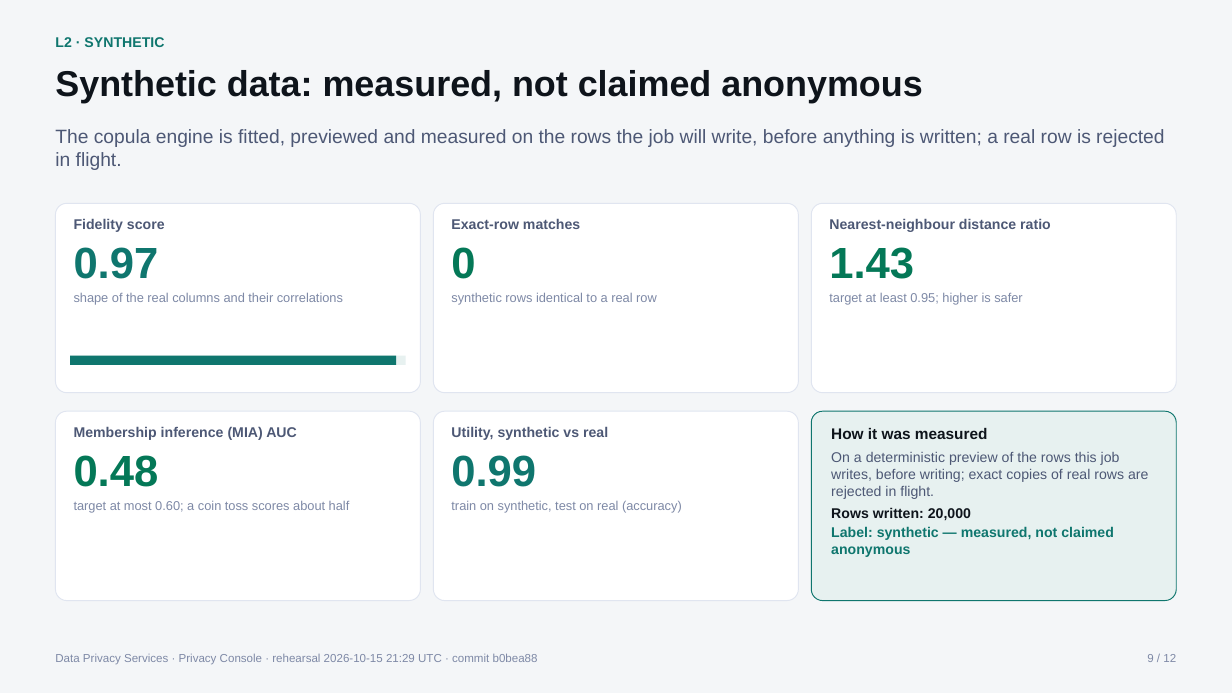
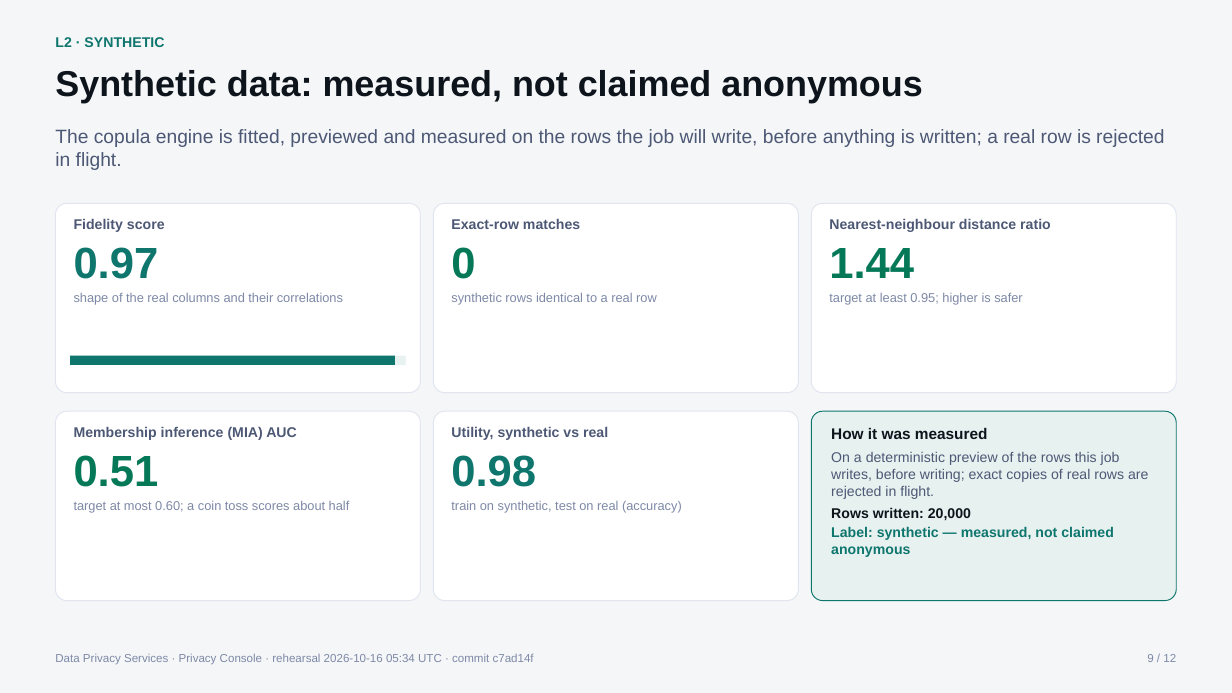
Before and after one commit to NilenduGanguli/data-privacy-services, a slide deck: slide 9 of docs/demo/dps-showcase.pptx. Drawn at 1232x693 pixels with LibreOffice and Linux fonts; fonts in the diff are those of the drawing. Boxes give left, top, right and bottom in pixels: in the first picture for what was removed or moved away, otherwise in the second. Text is boxed around its words. In the diff, an @@ line names an element or a change of style, - is before the commit and + after.

Commit message:
fix(release): the showcase deck is rebuilt from the v1.0.0 rehearsal; HANDOFF states T3's egress behaviour
The committed deck was the 15 October fdemo build: its title slide read v0.2.0, every footer named
commit b0bea88, and it claimed an end-to-end run the v1.0.0 tree could not repeat. Rebuilt with
tools/build_deck.py --strict from the rehearsal of c7ad14f (demo_seed --reseed, then e2e_demo
--console: S1-S12 PASS in 3:01, 18 console screenshots): v1.0.0, commit c7ad14f, 3:01.
tests/test_deck.py 43 passed. The Keynote PDF review stays with the owner.

HANDOFF's T3 paragraph now says what the egress verifier scans after the FINAL r1 fix and which
calls still fail closed.

```diff
--- a/docs/demo/dps-showcase.pptx
+++ b/docs/demo/dps-showcase.pptx
@@ text in rounded rectangle at (829, 248, 914, 278): text changed @@
-1.43
+1.44
@@ text in rounded rectangle at (74, 455, 159, 487): text changed @@
-0.48
+0.51
@@ text in rounded rectangle at (451, 455, 536, 487): text changed @@
-0.99
+0.98
@@ text at (55, 654, 534, 665): text changed @@
-Data Privacy Services · Privacy Console · rehearsal 2026-10-15 21:29 UTC · commit b0bea88
+Data Privacy Services · Privacy Console · rehearsal 2026-10-16 05:34 UTC · commit c7ad14f
```
Also in this commit, not shown: 11 other slides changed, 1 other file.
